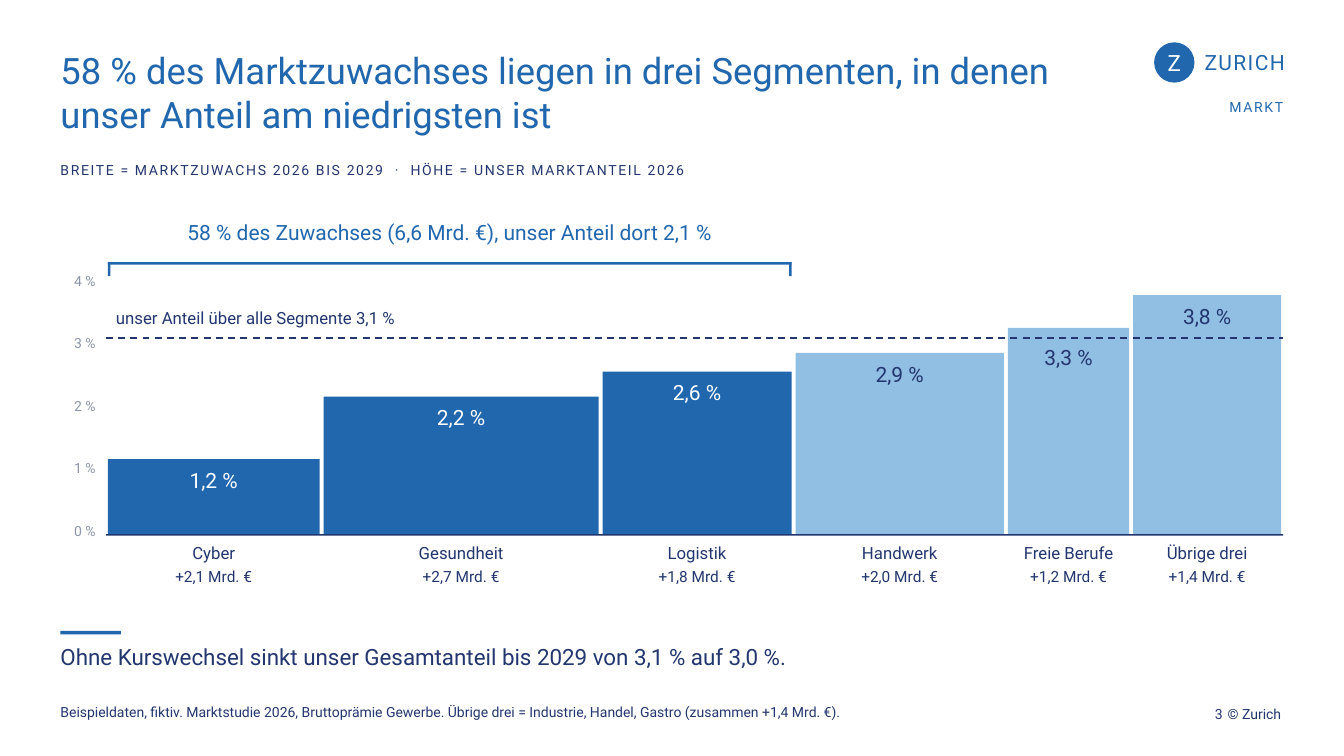
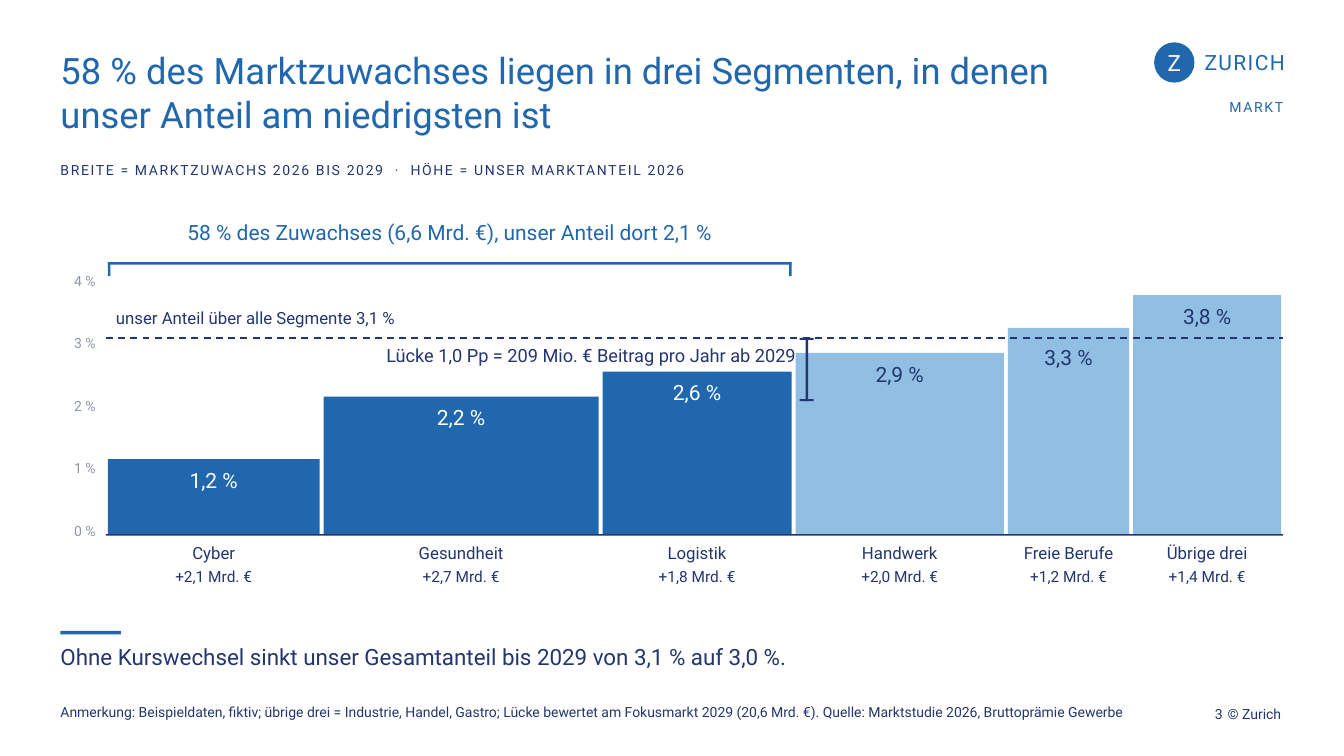
Before and after one commit to blipertom-pixel/Claude, a slide deck: slide 3 of zurich_nachbau/deck_marktfokus_v5/Marktfokus_v5.pptx. Drawn at 1344x756 pixels with LibreOffice and Linux fonts; fonts in the diff are those of the drawing. Boxes give left, top, right and bottom in pixels: in the first picture for what was removed or moved away, otherwise in the second. Text is boxed around its words. In the diff, an @@ line names an element or a change of style, - is before the commit and + after.

```diff
--- a/zurich_nachbau/deck_marktfokus_v5/Marktfokus_v5.pptx
+++ b/zurich_nachbau/deck_marktfokus_v5/Marktfokus_v5.pptx
@@ text added at (386, 348, 796, 366), 13 pt, text #23366F @@
+Lücke 1,0 Pp = 209 Mio. € Beitrag pro Jahr ab 2029
@@ rectangle added at (800, 338, 814, 340), fill #23366F @@
@@ rectangle added at (806, 338, 809, 401), fill #23366F @@
@@ rectangle added at (800, 399, 814, 401), fill #23366F @@
@@ text at (60, 706, 1123, 720): text changed @@
-Beispieldaten, fiktiv. Marktstudie 2026, Bruttoprämie Gewerbe. Übrige drei = Industrie, Handel, Gastro (zusammen +1,4 Mrd. €).
+Anmerkung: Beispieldaten, fiktiv; übrige drei = Industrie, Handel, Gastro; Lücke bewertet am Fokusmarkt 2029 (20,6 Mrd. €). Quelle: Marktstudie 2026, Bruttoprämie Gewerbe
```
Also in this commit, not shown: 9 other slides changed, 1 slide added, 18 other files.
